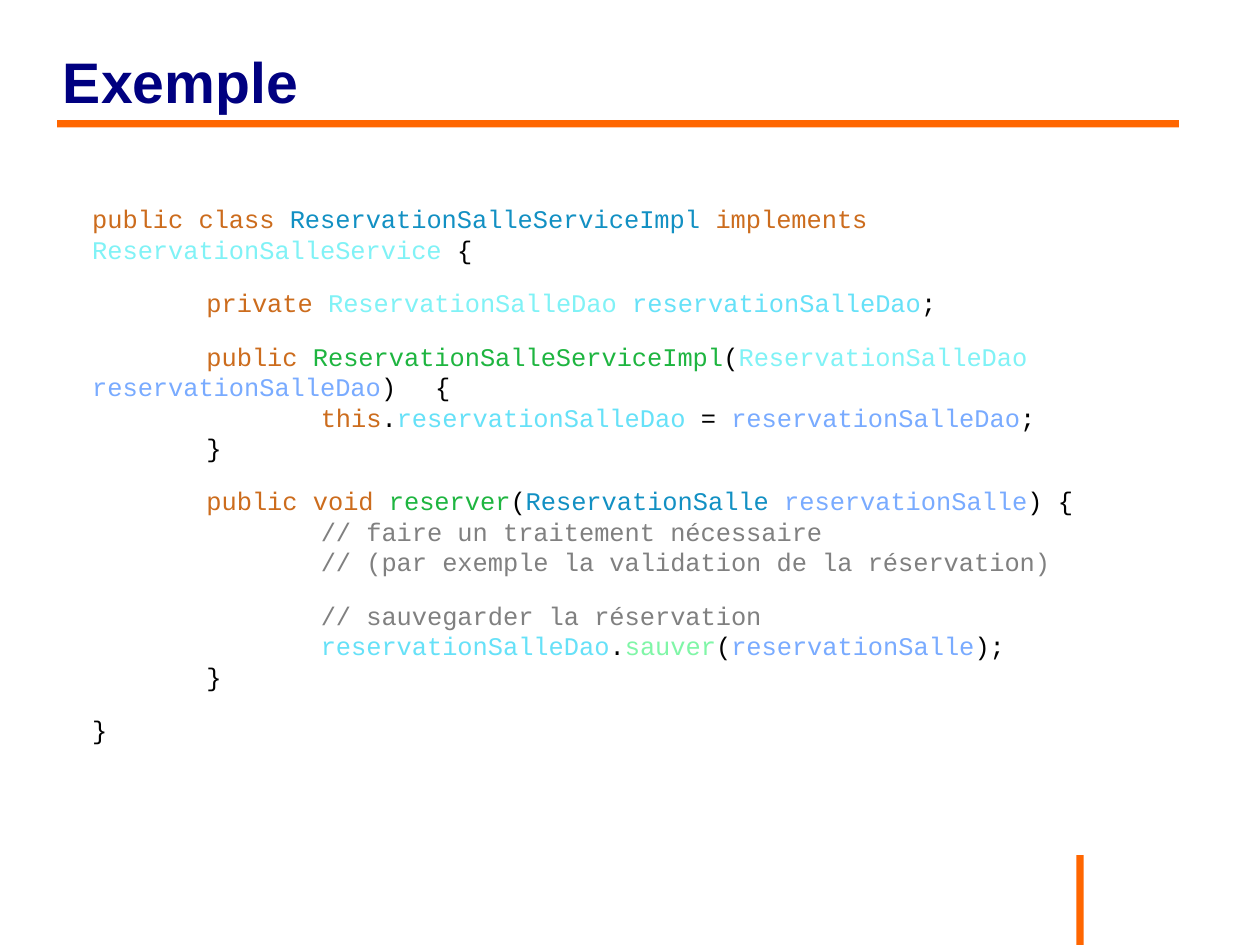
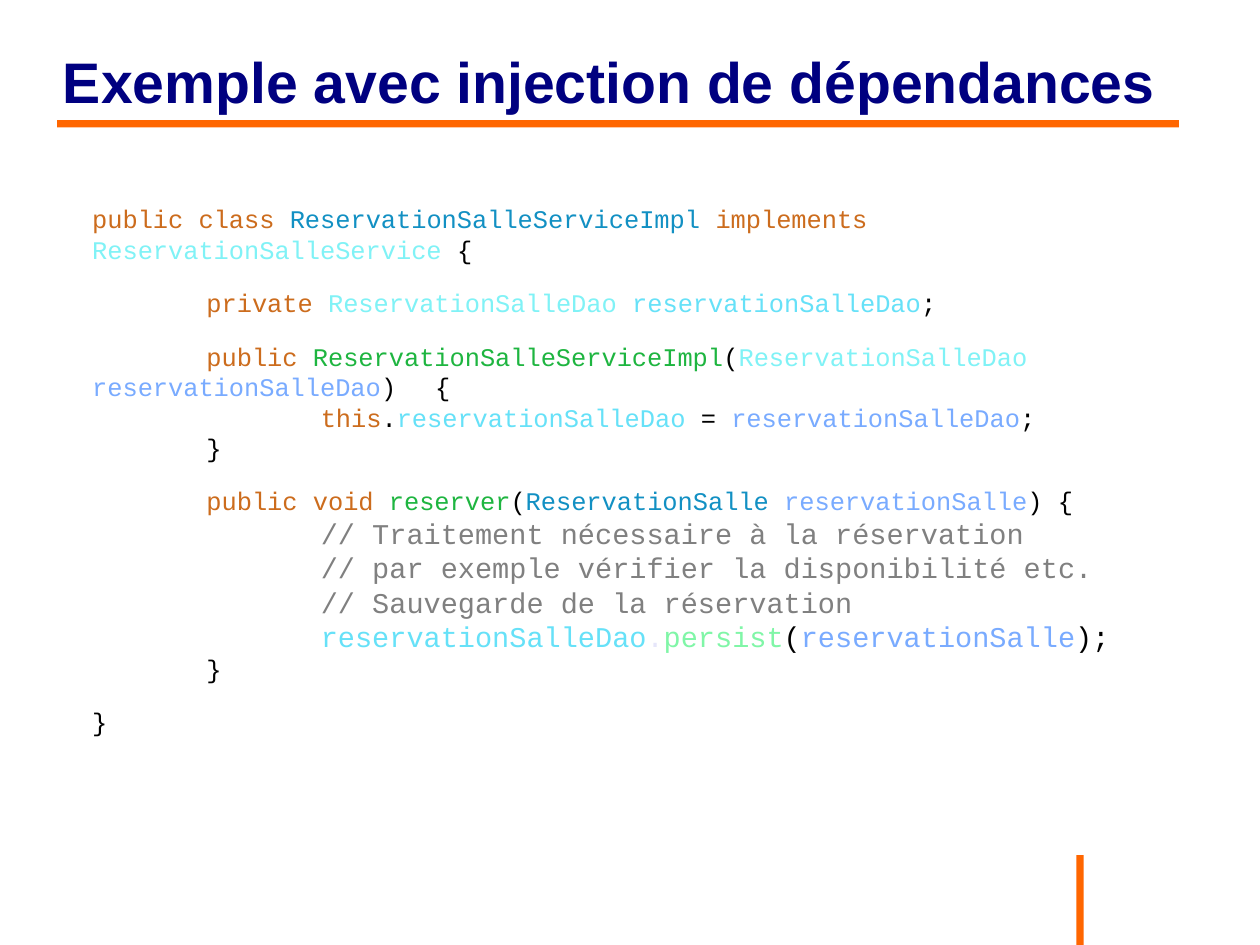
Before and after one commit to philphils/formation-spring, a slide deck: slide 28 of Documentation/diapo_formation_spring.odp (slide 27 before the commit). Drawn at 1260x945 pixels with LibreOffice and Linux fonts; fonts in the diff are those of the drawing; background and template pictures are left out. Boxes give left, top, right and bottom in pixels: in the first picture for what was removed or moved away, otherwise in the second. Text is boxed around its words. In the diff, an @@ line names an element or a change of style, - is before the commit and + after.

```diff
--- a/Documentation/diapo_formation_spring.odp
+++ b/Documentation/diapo_formation_spring.odp
@@ title at (63,61,1155,114): text changed @@
-Exemple
+Exemple avec injection de dépendances
@@ text at (321,524,1110,653): text changed; size 16 to 18 pt @@
-// faire un traitement nécessaire
-// (par exemple la validation de la réservation)
-// sauvegarder la réservation
-reservationSalleDao.sauver(reservationSalle);
+// Traitement nécessaire à la réservation
+// par exemple vérifier la disponibilité etc.
+// Sauvegarde de la réservation
+reservationSalleDao.persist(reservationSalle);
```
Also in this commit, not shown: 14 other slides changed, 7 slides added, 1 slide removed.
